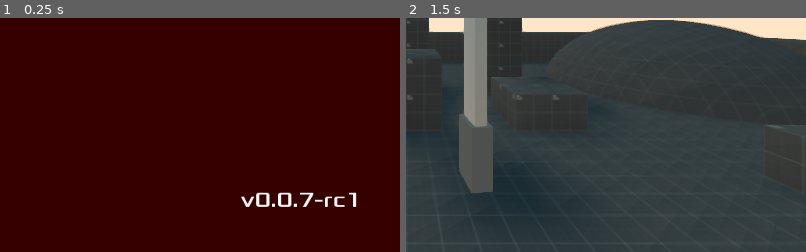
Above: before the commit, frames 1-2 (left to right).
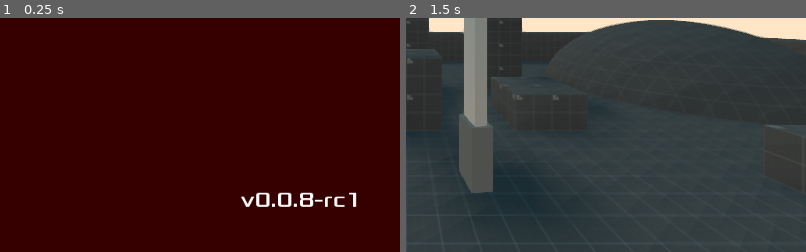
Above: after the commit, the same moments.

Repository: garhow/riot
Game: Godot game, scene res://scenes/main.tscn
Two runs of this game, one before a commit and one after it. Both use one fixed random seed, a clock stepped at 60 frames per second and the inputs below.
Inputs (mouse positions are % of the whole screen's width and height, from its top left):
- Up to frame 1 (0.25 s): no input
- Up to frame 2 (1.5 s): tap Enter at 0.5 s; move the mouse to (72, 45) at 0.52 s; hold D (move_right) 0.53-1.25 s; hold Ctrl (crouch) 0.53-1.25 s; click (72, 45) at 0.67 s; tap Space (jump) at 0.77 s; click "Host" at 1.25 s
The pictures show only the part of the screen within x 50-100%, y 50-100%; the shares and areas given below are measured in that part.

The runs differ from the first frame. In frame 1, 0.1% of the frame differs, in the area x 75-79%, y 74-81%; in frame 2, nothing differs.

Commit message:
0.0.8-rc1 version fix

Diff:
--- a/src/project.godot
+++ b/src/project.godot
@@ -30,7 +30,7 @@
 config/description="A multiplayer team-based shooter"
 run/main_scene="res://scenes/main.tscn"
 config/icon="res://misc/icon.png"
-config/version="0.0.7-rc1"
+config/version="0.0.8-rc1"
 
 [autoload]
 
